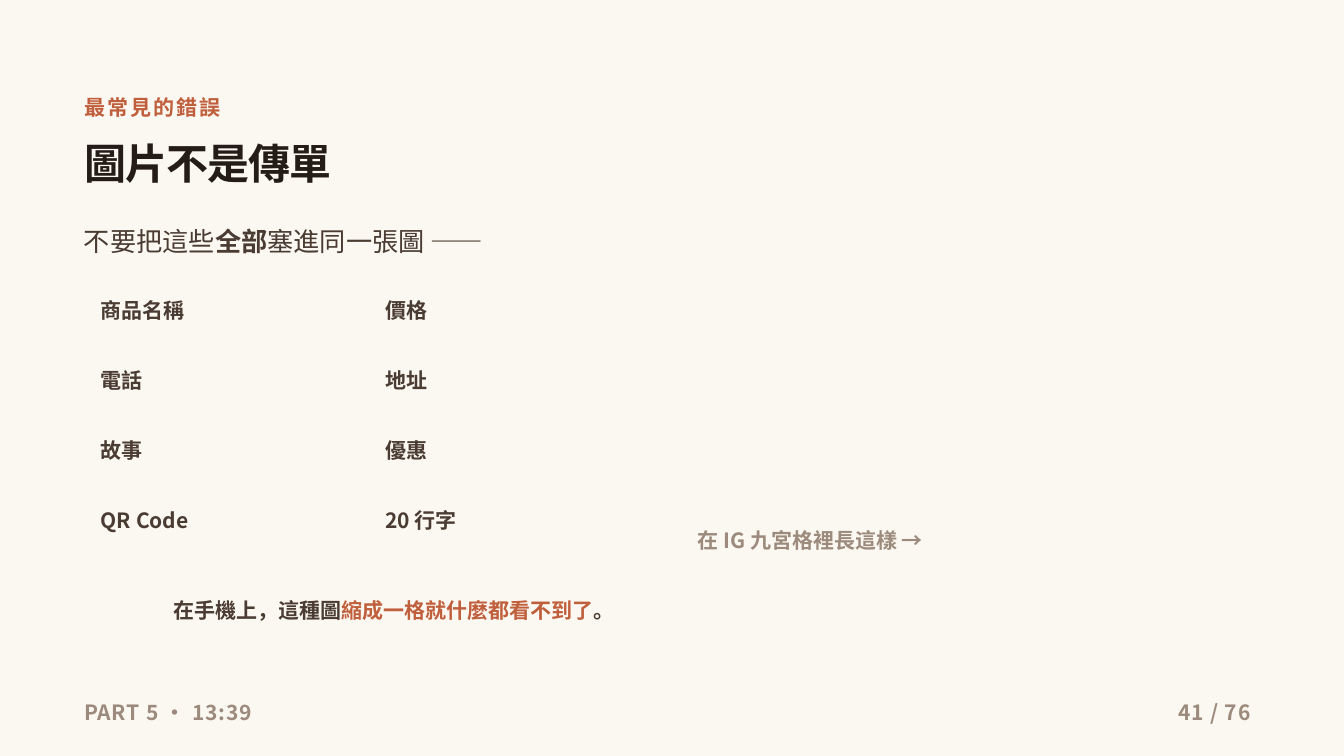
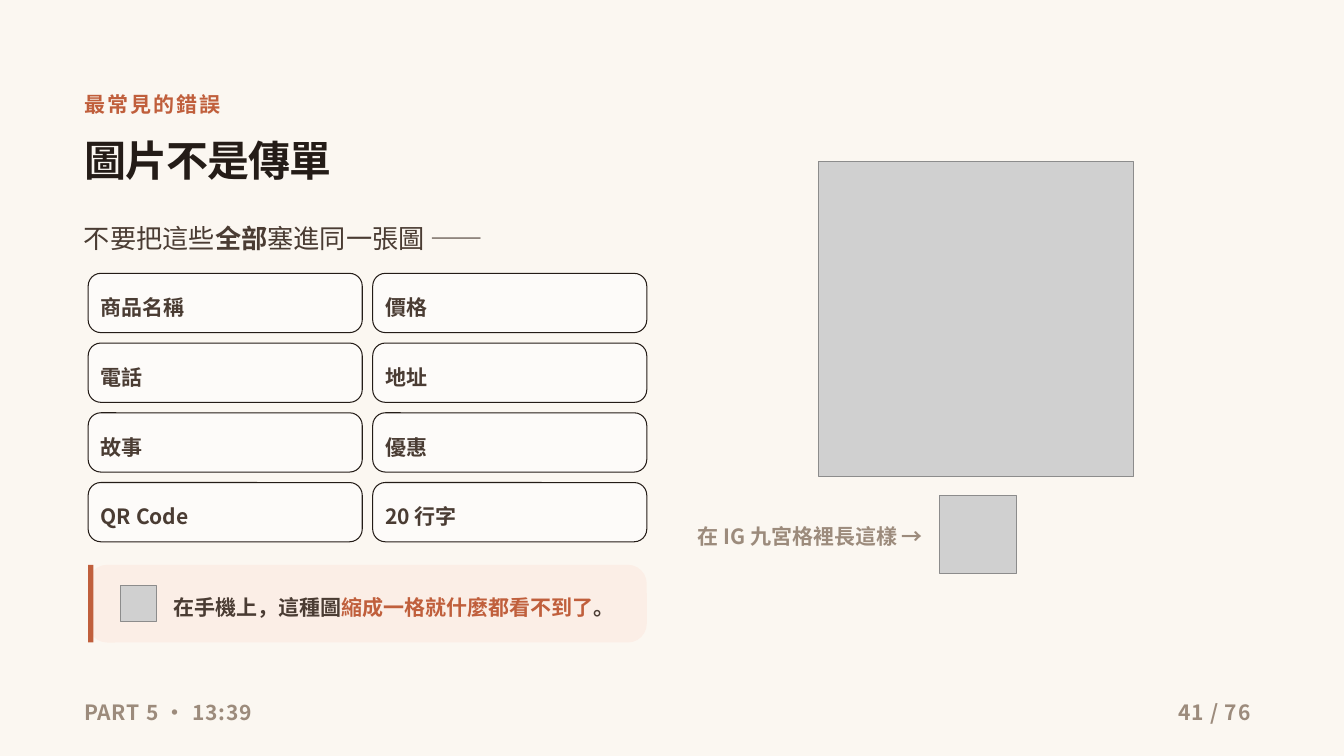
Before and after one commit to ja9705110/gogoeveryday, a slide deck: slide 41 of social-course/social-media-course-deck.pptx. Drawn at 1344x756 pixels with LibreOffice and Linux fonts; fonts in the diff are those of the drawing; grey boxes stand for pictures; background and template pictures are left out. Boxes give left, top, right and bottom in pixels: in the first picture for what was removed or moved away, otherwise in the second. Text is boxed around its words. In the diff, an @@ line names an element or a change of style, - is before the commit and + after.

```diff
--- a/social-course/social-media-course-deck.pptx
+++ b/social-course/social-media-course-deck.pptx
@@ picture added at <box>819,161,1133,476</box> @@
@@ rounded rectangle added at <box>89,273,363,333</box>, fill #FFFFFF at 62% opacity, outline #241C17 0.75 pt @@
@@ rounded rectangle added at <box>373,273,647,333</box>, fill #FFFFFF at 62% opacity, outline #241C17 0.75 pt @@
@@ rounded rectangle added at <box>89,343,363,402</box>, fill #FFFFFF at 62% opacity, outline #241C17 0.75 pt @@
@@ rounded rectangle added at <box>373,343,647,402</box>, fill #FFFFFF at 62% opacity, outline #241C17 0.75 pt @@
@@ rounded rectangle added at <box>89,413,363,473</box>, fill #FFFFFF at 62% opacity, outline #241C17 0.75 pt @@
@@ rounded rectangle added at <box>373,413,647,473</box>, fill #FFFFFF at 62% opacity, outline #241C17 0.75 pt @@
@@ rounded rectangle added at <box>89,483,363,542</box>, fill #FFFFFF at 62% opacity, outline #241C17 0.75 pt @@
@@ rounded rectangle added at <box>373,483,647,542</box>, fill #FFFFFF at 62% opacity, outline #241C17 0.75 pt @@
@@ picture added at <box>940,496,1017,574</box> @@
@@ 4 texts: place and size @@
-4 texts at <box>101,298,897,550</box>
+4 texts at <box>101,294,897,546</box>
@@ rounded rectangle added at <box>89,565,647,642</box>, fill #FBEEE6 @@
@@ rectangle added at <box>89,565,94,642</box>, fill #C05F3C @@
@@ picture added at <box>121,586,156,621</box> @@
```
Also in this commit, not shown: 75 other slides changed, 9 other files.
